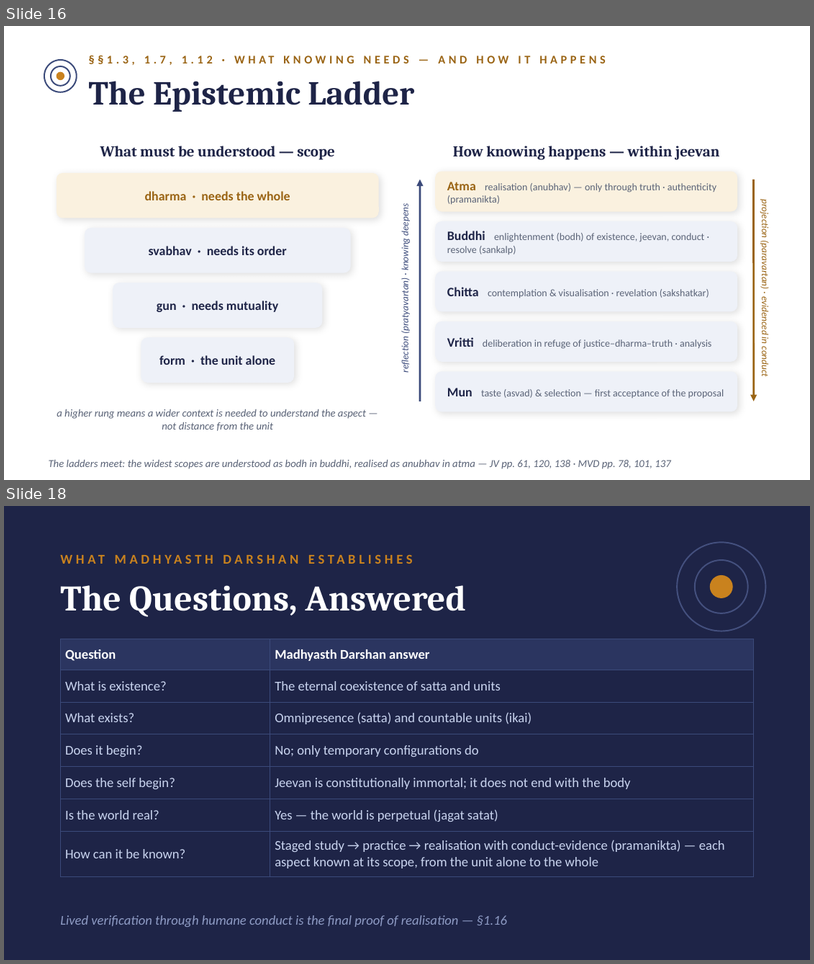
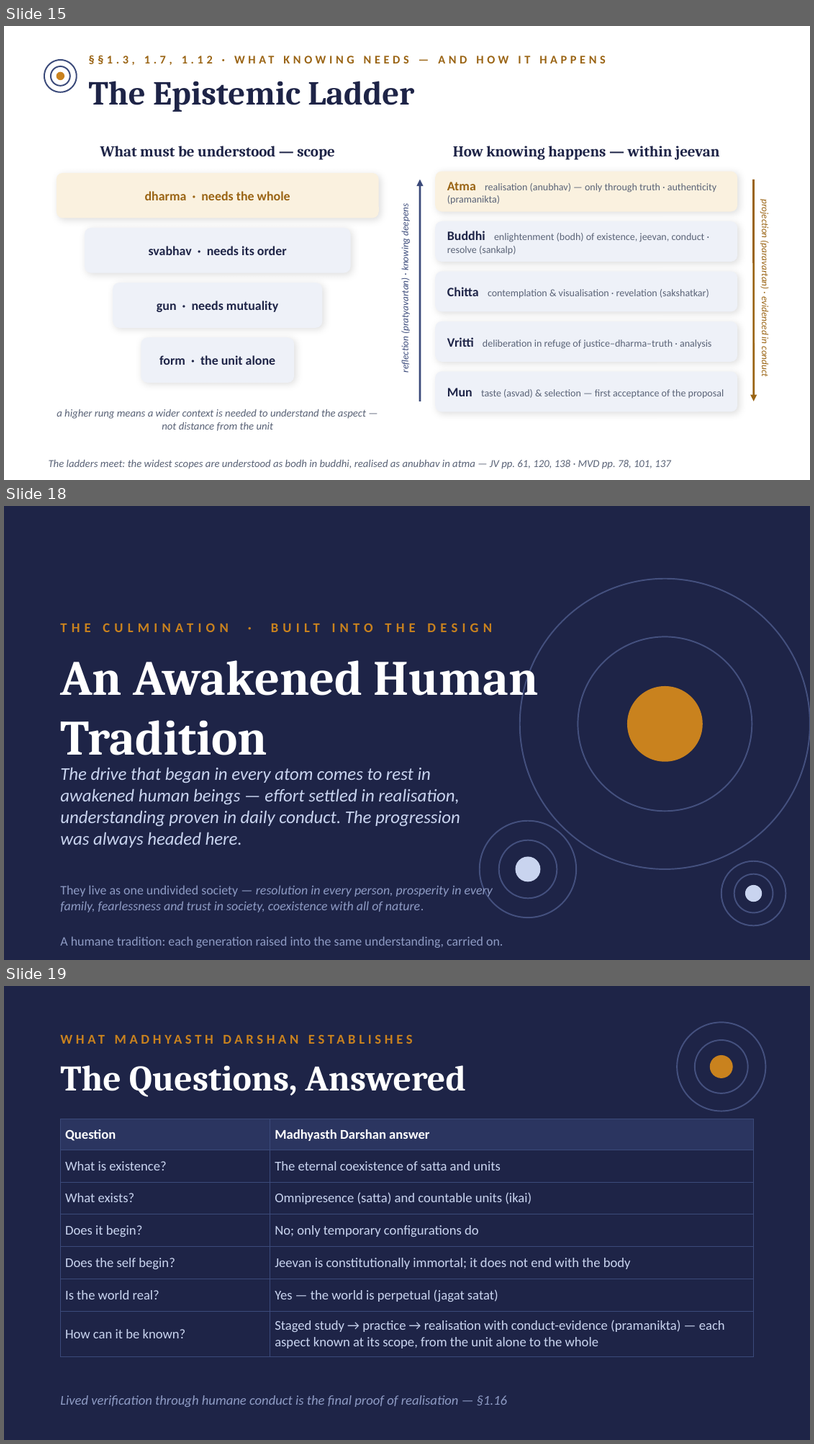
Before and after one commit to raghavamohan/AnalyticMadhyasthDarshan, a slide deck: Studies/The-Ontology-of-Coexistence/The-Ontology-of-Existence-Madhyasth-Darshan.pptx. Shown one above the other, each under a label of ours: slides 16 and 18 before the commit, slides 15, 18 and 19 after it; the slides between them are not shown. The pictures are 814x964 and 814x1444 pixels, drawn with LibreOffice and Linux fonts; fonts in the diff are those of the drawing. Boxes give left, top, right and bottom in pixels: in the first picture for what was removed or moved away, otherwise in the second. Text is boxed around its words. In the diff, an @@ line names an element or a change of style, - is before the commit and + after.

```diff
--- a/Studies/The-Ontology-of-Coexistence/The-Ontology-of-Existence-Madhyasth-Darshan.pptx
+++ b/Studies/The-Ontology-of-Coexistence/The-Ontology-of-Existence-Madhyasth-Darshan.pptx
@@ slide 18 added at [4, 506, 810, 960], background #1E2447 @@
@@ ellipse added at [520, 579, 810, 869], outline #44507E 1.25 pt @@
@@ text added at [271, 623, 492, 632], 12 pt, text #C9821E, bold @@
+THE CULMINATION · BUILT INTO THE DESIGN
@@ text added at [60, 651, 539, 755], 44 pt, text #FFFFFF, bold @@
+An Awakened Human Tradition
@@ ellipse added at [578, 636, 752, 811], outline #44507E 1.25 pt @@
@@ ellipse added at [628, 686, 703, 762], fill #C9821E @@
@@ text added at [60, 767, 460, 847], 16 pt, text #C9D4EF, italic @@
+The drive that began in every atom comes to rest in awakened human beings — effort settled in realisation, understanding proven in daily conduct. The progression was always headed here.
@@ ellipse added at [480, 821, 576, 917], outline #44507E 1.25 pt @@
@@ ellipse added at [499, 840, 557, 898], outline #44507E 1.25 pt @@
@@ ellipse added at [515, 856, 540, 881], fill #C9D4EF @@
@@ ellipse added at [722, 861, 786, 925], outline #44507E 1.25 pt @@
@@ text added at [60, 884, 493, 912], 11.5 pt, text #8E9BC4, italic @@
+They live as one undivided society — resolution in every person, prosperity in every family, fearlessness and trust in society, coexistence with all of nature.
@@ ellipse added at [735, 874, 773, 912], outline #44507E 1.25 pt @@
@@ ellipse added at [746, 885, 763, 902], fill #C9D4EF @@
@@ text added at [60, 936, 503, 947], 11.5 pt, text #8E9BC4 @@
+A humane tradition: each generation raised into the same understanding, carried on.
@@ what was slide 16 is now slide 15 @@
@@ what was slide 18 is now slide 19 @@
```
Also in this commit, not shown: 7 slides changed.
